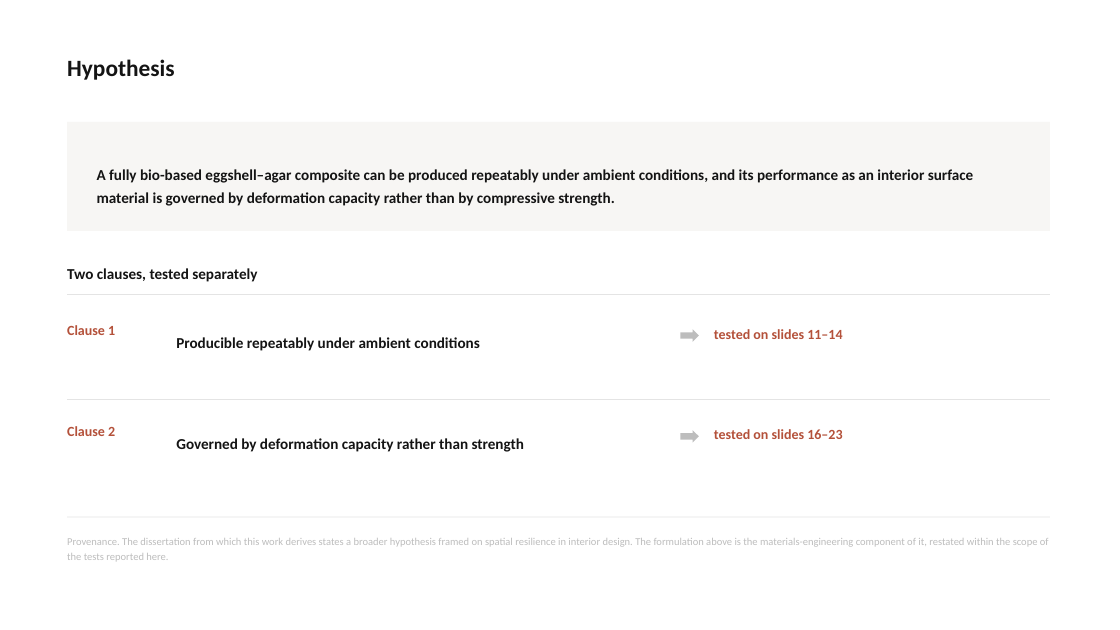
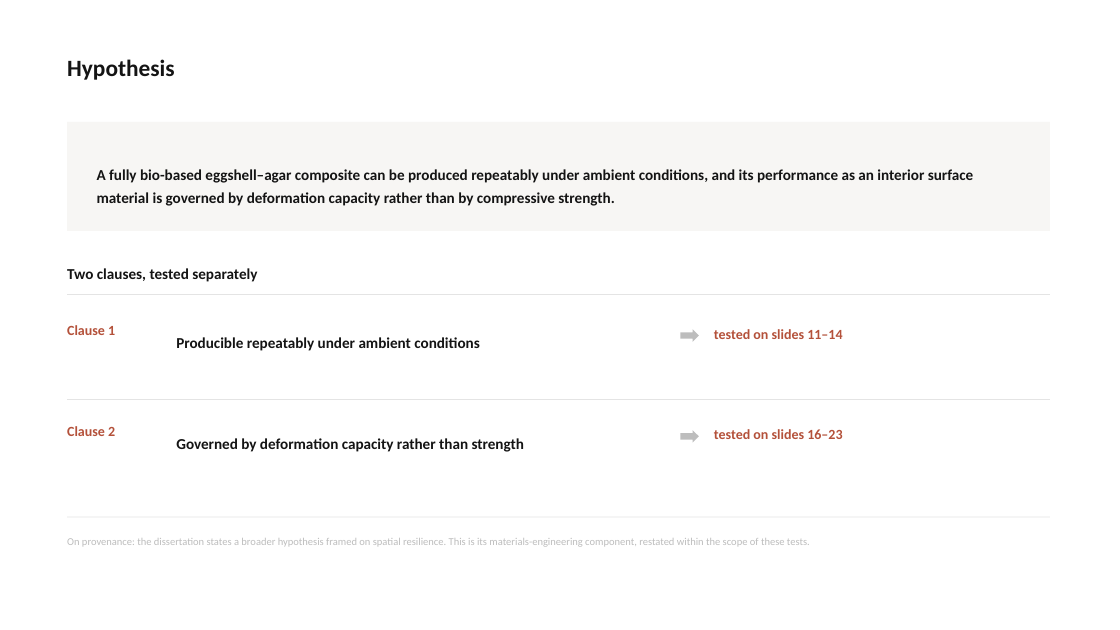
Before and after one commit to bunal91/sanat-ve-mekan, a slide deck: slide 10 of konferans-bildirisi/06-sunum/ICSMMEP26_Presentation_Unal.pptx. Drawn at 1120x630 pixels with LibreOffice and Linux fonts; fonts in the diff are those of the drawing. Boxes give left, top, right and bottom in pixels: in the first picture for what was removed or moved away, otherwise in the second. Text is boxed around its words. In the diff, an @@ line names an element or a change of style, - is before the commit and + after.

```diff
--- a/konferans-bildirisi/06-sunum/ICSMMEP26_Presentation_Unal.pptx
+++ b/konferans-bildirisi/06-sunum/ICSMMEP26_Presentation_Unal.pptx
@@ text at [67, 538, 810, 547]: text changed @@
-Provenance. The dissertation from which this work derives states a broader hypothesis framed on spatial resilience in interior design. The formulation above is the materials-engineering component of it, restated within the scope of the tests reported here.
+On provenance: the dissertation states a broader hypothesis framed on spatial resilience. This is its materials-engineering component, restated within the scope of these tests.
```
Also in this commit, not shown: 23 other slides changed, 6 other files.
